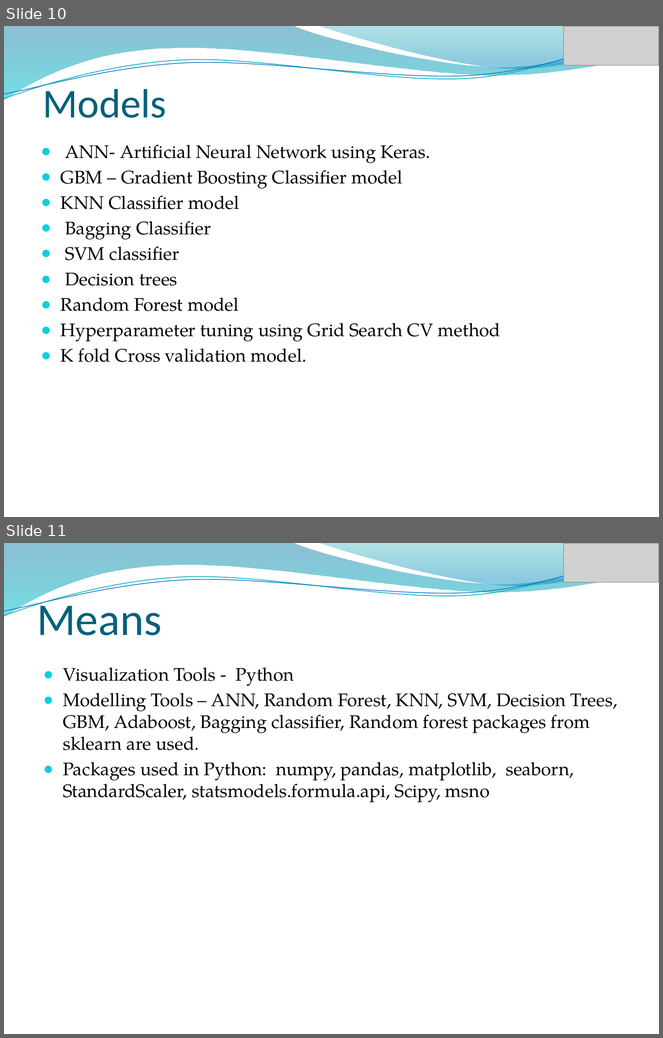
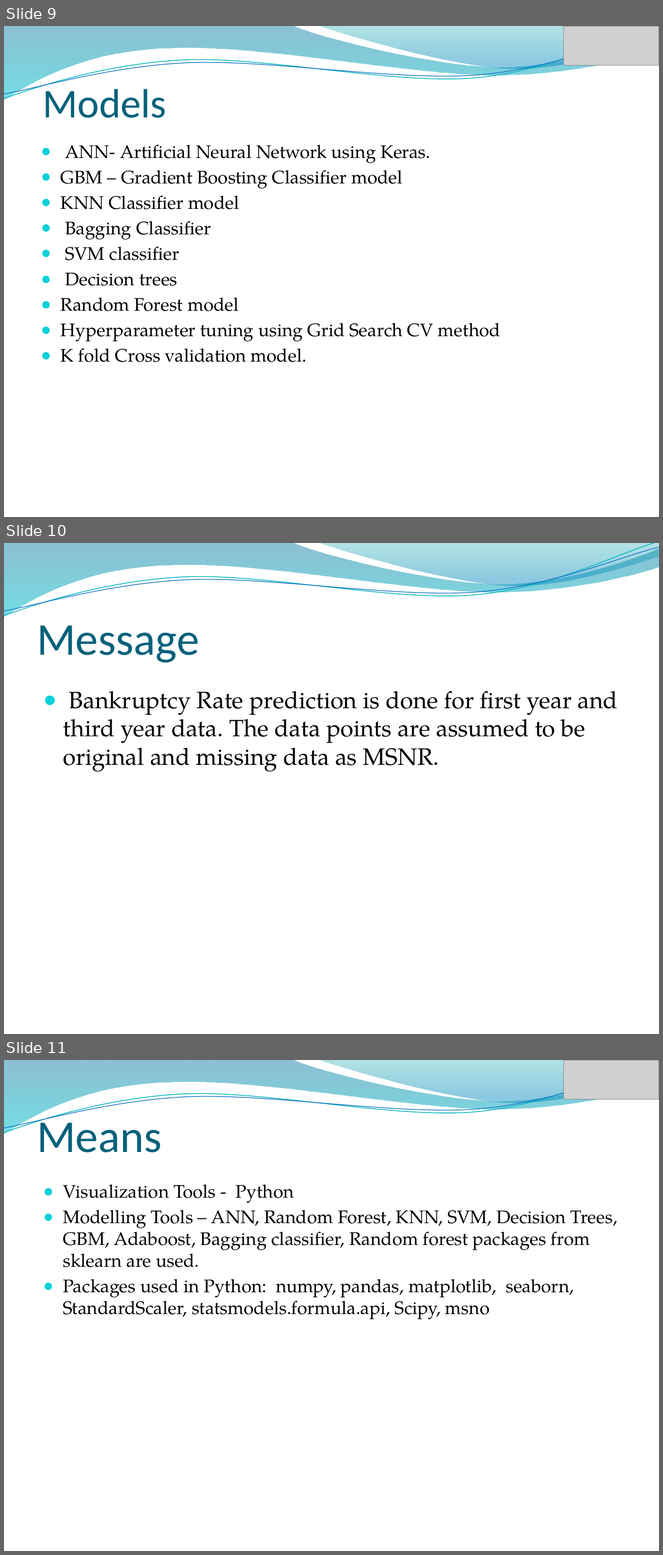
Before and after one commit to iamkuntaldinda/datasets-, a slide deck: Practicum 3.pptx. Shown one above the other, each under a label of ours: slides 10 and 11 before the commit, slides 9, 10 and 11 after it. The pictures are 663x1038 and 663x1555 pixels, drawn with LibreOffice and Linux fonts; fonts in the diff are those of the drawing; grey boxes stand for pictures; background and template pictures are left out. Boxes give left, top, right and bottom in pixels: in the first picture for what was removed or moved away, otherwise in the second. Text is boxed around its words. In the diff, an @@ line names an element or a change of style, - is before the commit and + after.

```diff
--- a/Practicum 3.pptx
+++ b/Practicum 3.pptx
@@ slide 10 added at <box>4,543,659,1034</box>, background picture (left out); not listed: 4 template elements that a slide beside it also shows @@
@@ title added at <box>37,626,200,663</box>, 50 pt, text #04617B @@
+Message
@@ text added at <box>63,691,618,772</box>, 26 pt, text #000000 @@
+● Bankruptcy Rate prediction is done for first year and third year data. The data points are assumed to be original and missing data as MSNR.
@@ what was slide 10 is now slide 9 @@
```
Also in this commit, not shown: 10 slides changed, 7 other slides added, 7 slides removed, 2 other files.
